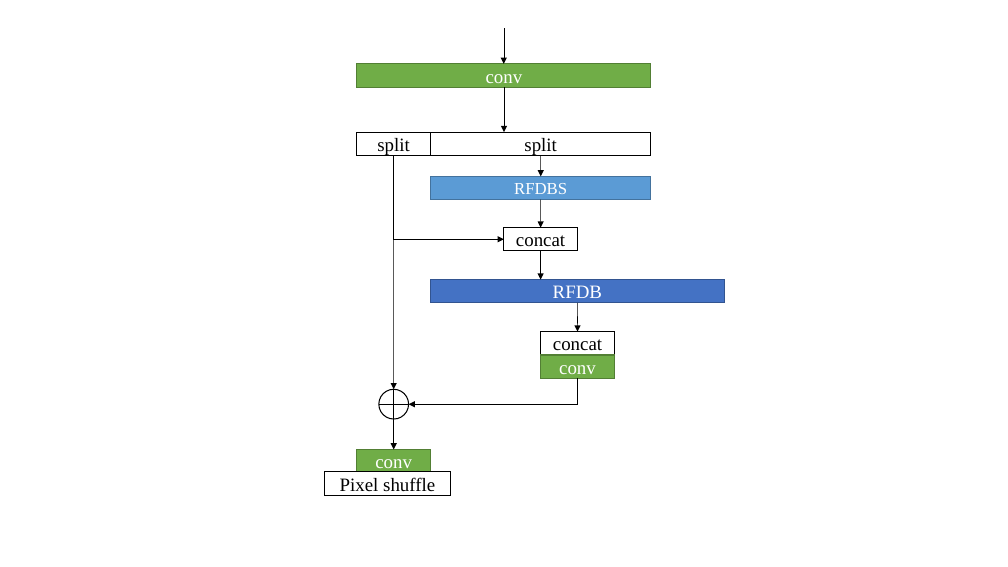
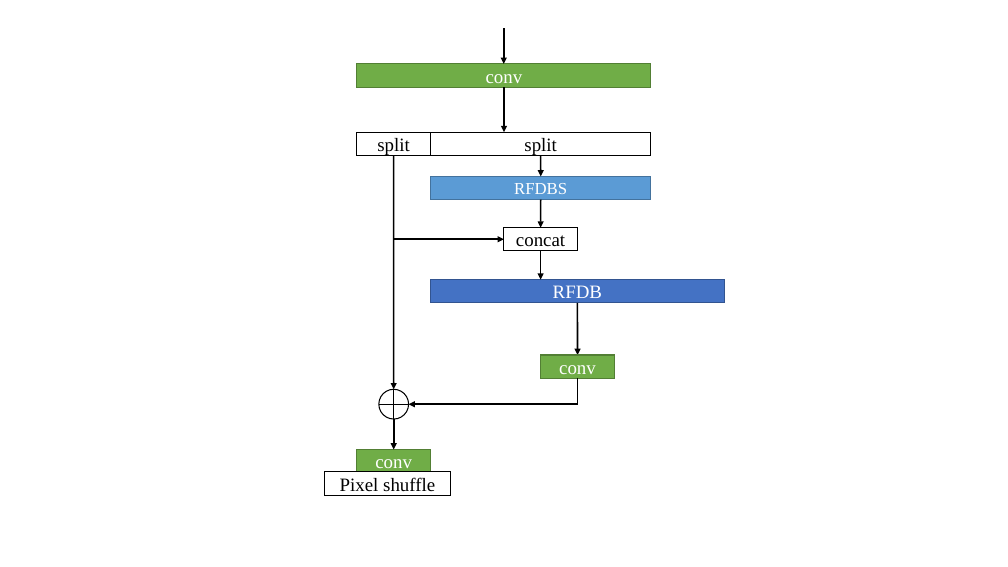
Before and after one commit to yindaheng98/NTIRE2023-Paper, a slide deck: slide 3 of pictures.pptx. Drawn at 1008x567 pixels with LibreOffice and Linux fonts; fonts in the diff are those of the drawing. Boxes give left, top, right and bottom in pixels: in the first picture for what was removed or moved away, otherwise in the second. Text is boxed around its words. In the diff, an @@ line names an element or a change of style, - is before the commit and + after.

```diff
--- a/pictures.pptx
+++ b/pictures.pptx
@@ arrow (394, 156) - (394, 389): stroke #000000 0.5 pt to #000000 1.5 pt @@
@@ arrow (541, 156) - (541, 176): stroke #000000 0.5 pt to #000000 1.5 pt @@
@@ arrow (541, 200) - (541, 228): stroke #000000 0.5 pt to #000000 1.5 pt @@
@@ arrow moved from (578, 303) - (578, 332) to (578, 303) - (578, 355) @@
@@ arrow (578, 303) - (578, 355): stroke #000000 0.5 pt to #000000 1.5 pt @@
@@ rectangle removed at (541,332,614,355) @@
-concat
```
Also in this commit, not shown: 3 other slides changed, 9 other files.
